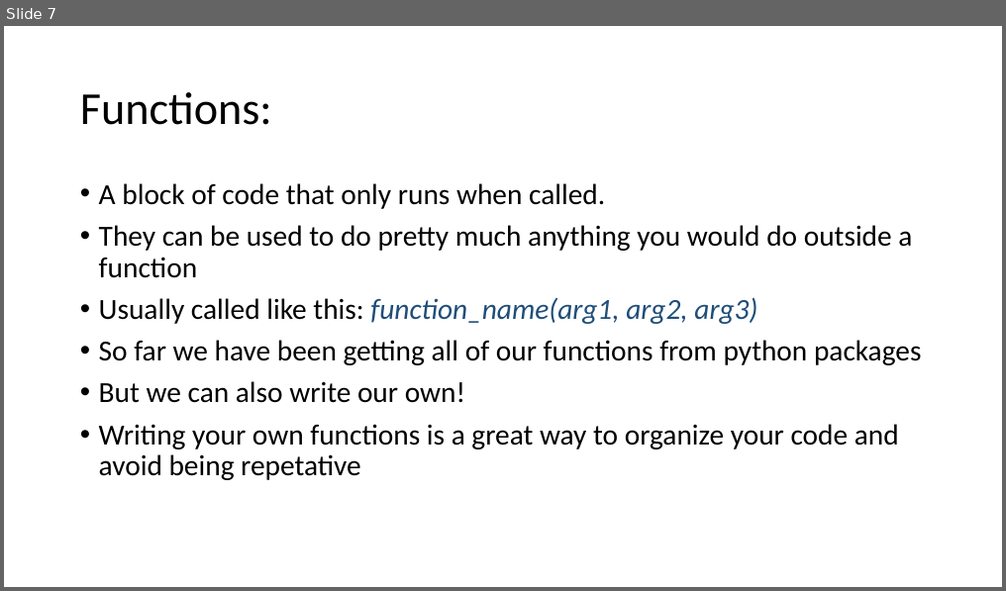
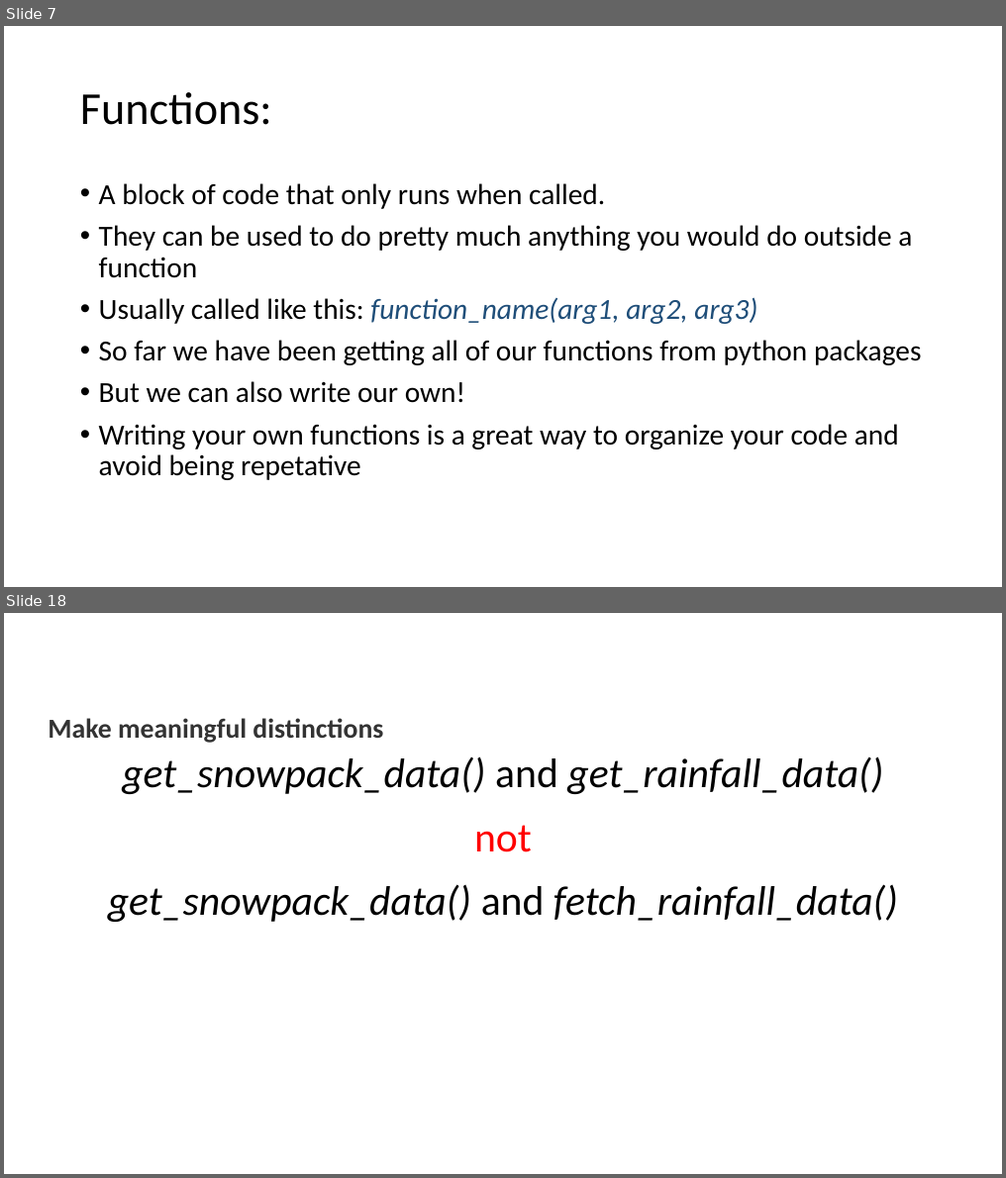
Before and after one commit to HAS-Tools-2023/Course-Materials23, a slide deck: Class_Notes/Week9_FunctionsFormatting.pptx. Shown one above the other, each under a label of ours: slide 7 before the commit, slides 7 and 18 after it; the slides between them are not shown. The pictures are 1006x591 and 1006x1178 pixels, drawn with LibreOffice and Linux fonts; fonts in the diff are those of the drawing. Boxes give left, top, right and bottom in pixels: in the first picture for what was removed or moved away, otherwise in the second. Text is boxed around its words. In the diff, an @@ line names an element or a change of style, - is before the commit and + after.

```diff
--- a/Class_Notes/Week9_FunctionsFormatting.pptx
+++ b/Class_Notes/Week9_FunctionsFormatting.pptx
@@ slide 18 added at <box>4,613,1002,1174</box>, background #FFFFFF @@
@@ title added at <box>48,718,383,743</box>, 26.4 pt, text #333333, bold @@
+Make meaningful distinctions
@@ text added at <box>108,757,898,922</box>, 39.8 pt, text #000000, italic @@
+get_snowpack_data() and get_rainfall_data()
+not
+get_snowpack_data() and fetch_rainfall_data()
```
Also in this commit, not shown: 4 slides changed, 11 other slides added, 4 other files.
